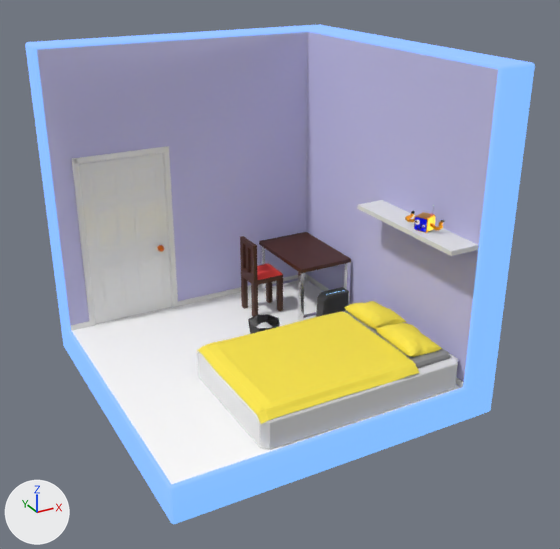
What one commit did to the glTF model build copy/glbs/CozyRoom_4.glb.
Before and after are seen from a camera (50 mm lens) standing at (-2.07, -4.14, 1.64) and looking at (0.19, -0.04, -0.41). Arrows for +X, +Y and +Z are at lower left; the lights stay in place. Where no turn or scale is listed for an object, it has been applied to the vertices. Vertices at the same position are counted once.
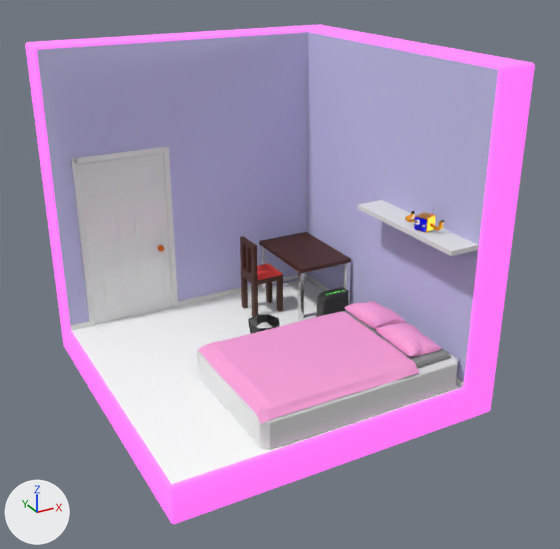
Changed parts and their boxes [x1, y1, x2, y2] in the pictures (560 x 549 px):
'Plane.014', recoloured (yellow to pink)
    both: [196, 312, 419, 424]
'Plane.016', recoloured (yellow to pink)
    both: [376, 323, 442, 357]
'Plane.015', recoloured (yellow to pink)
    both: [344, 301, 406, 329]
part 1 of me_cube_024, recoloured (blue to pink)
    both: [25, 24, 535, 524]

Patch to the scene script:
```diff
--- a/build copy/glbs/CozyRoom_4.glb.py
+++ b/build copy/glbs/CozyRoom_4.glb.py
@@ mat_wall_background_2 @@
+mat_wall_background_2 = principled_material('Wall Background 2')
+mat_wall_background_2.base_color = (0.78, 0.18, 0.8)  # pink #e576e7
+mat_wall_background_2.roughness = 1.0
+mat_wall_background_2.emission_color = (0.735, 0.109, 0.628)  # pink #df5dd0
+mat_wall_background_2.emission_strength = 1.0
@@ mat_pillow_texture_pink @@
+mat_pillow_texture_pink = principled_material('Pillow Texture Pink')
+mat_pillow_texture_pink.base_color = (1.0, 0.374, 0.728)  # pink #ffa5de
+mat_pillow_texture_pink.roughness = 0.688
@@ me_plane_015 @@
 me_plane_015.from_pydata(...)  # 1089 vertices, 2048 faces; spans x -0.567..0.522, y -0.475..0.472, z -0.162..-0.08
-me_plane_015.materials.append(mat_pillow_texture_yellow)  # yellow #ffea48
+me_plane_015.materials.append(mat_pillow_texture_pink)  # pink #ffa5de
@@ me_plane_016 @@
 me_plane_016.from_pydata(...)  # 450 vertices, 900 faces; spans x -0.122..0.137, y -0.193..0.191, z -0.038..0.064
-me_plane_016.materials.append(mat_pillow_texture_yellow)  # yellow #ffea48
+me_plane_016.materials.append(mat_pillow_texture_pink)  # pink #ffa5de
@@ me_plane_017 @@
 me_plane_017.from_pydata(...)  # 450 vertices, 900 faces; spans x -0.112..0.098, y -0.166..0.176, z -0.064..0.06
-me_plane_017.materials.append(mat_pillow_texture_yellow)  # yellow #ffea48
+me_plane_017.materials.append(mat_pillow_texture_pink)  # pink #ffa5de
@@ me_cube_024 @@
 me_cube_024.from_pydata(...)  # 255 vertices, 491 faces; spans x -1.0..1.26, y -1.0..1.26, z -1.26..1.0
 # used by ob_cube_024; location = (0.0, 0.0, 0.0)
+# me_cube_024 part 1: all 447 faces that had it switch from mat_wall_background_3 (blue #6f5ce7) to mat_wall_background_2 (pink #e576e7)
 me_cube_024.materials.append(mat_flooring)
```
